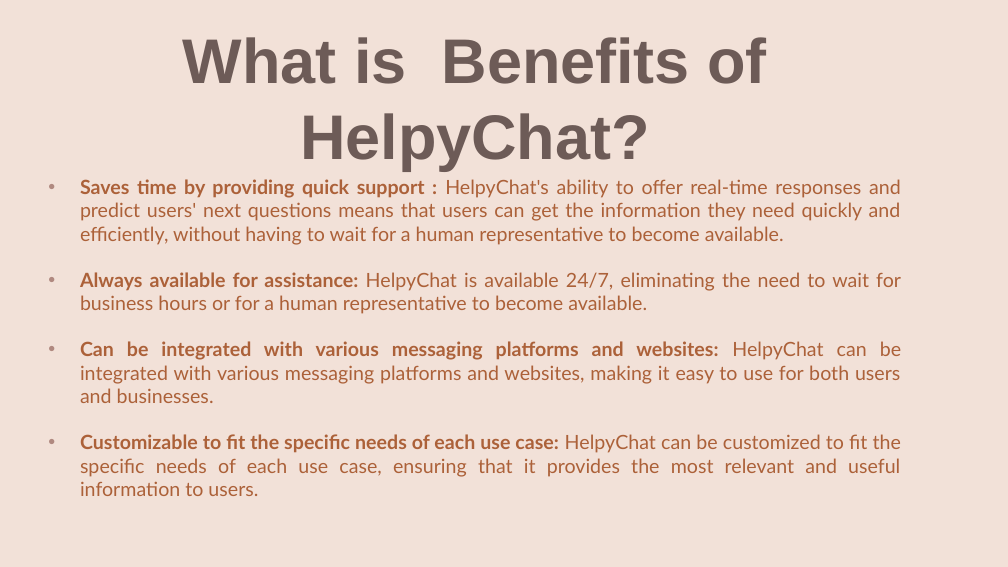
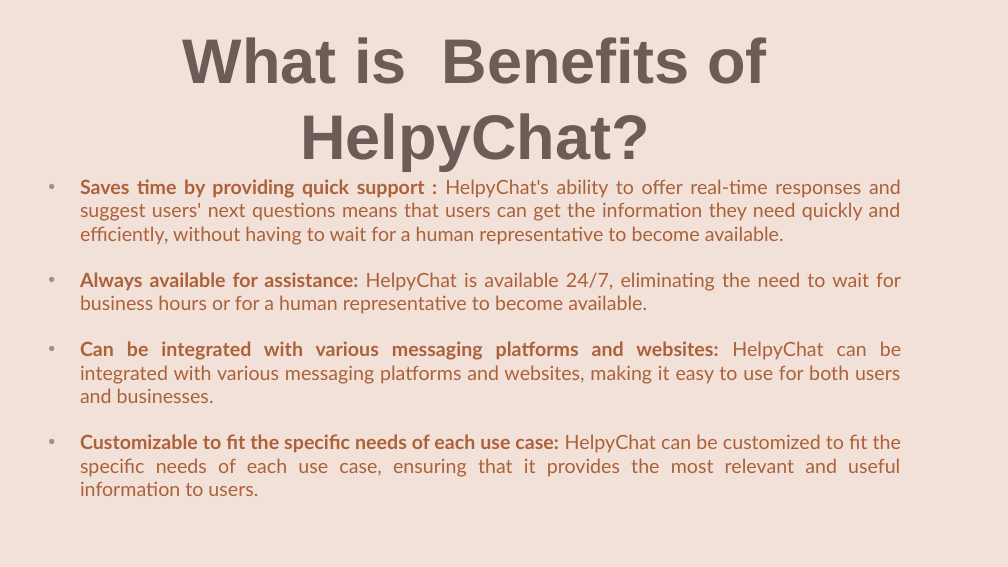
Before and after one commit to luckyverma09/HelpyChatProject, a slide deck: slide 5 of HelpyChat.pptx. Drawn at 1008x567 pixels with LibreOffice and Linux fonts; fonts in the diff are those of the drawing; background and template pictures are left out. Boxes give left, top, right and bottom in pixels: in the first picture for what was removed or moved away, otherwise in the second. Text is boxed around its words. In the diff, an @@ line names an element or a change of style, - is before the commit and + after.

```diff
--- a/HelpyChat.pptx
+++ b/HelpyChat.pptx
@@ text at [80, 179, 901, 245]: text changed @@
-• Saves time by providing quick support : HelpyChat's ability to offer real-time responses and predict users' next questions means that users can get the information they need quickly and efficiently, without having to wait for a human representative to become available.
+• Saves time by providing quick support : HelpyChat's ability to offer real-time responses and suggest users' next questions means that users can get the information they need quickly and efficiently, without having to wait for a human representative to become available.
```
Also in this commit, not shown: 4 other slides changed, 5 other files.
